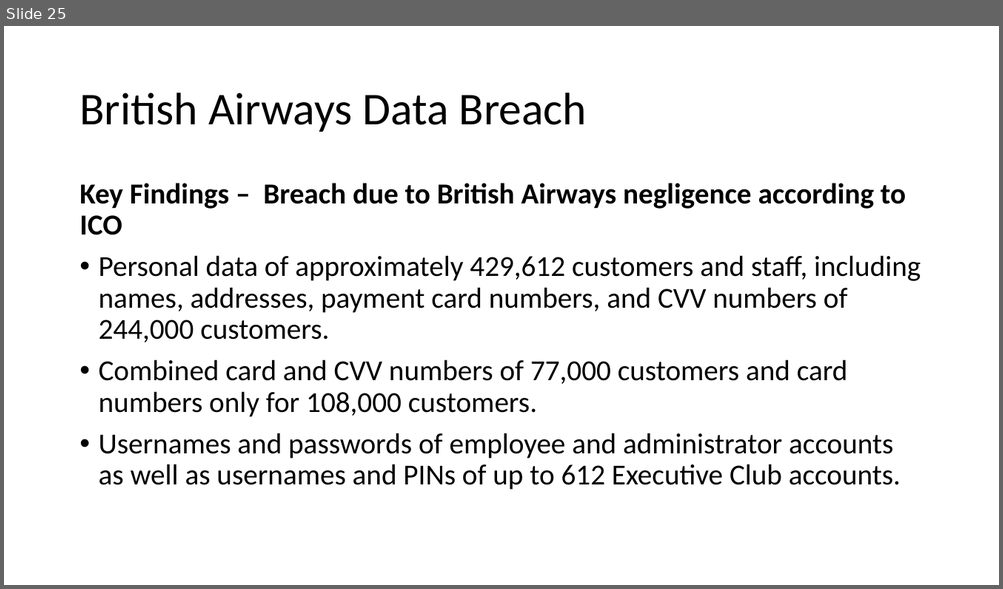
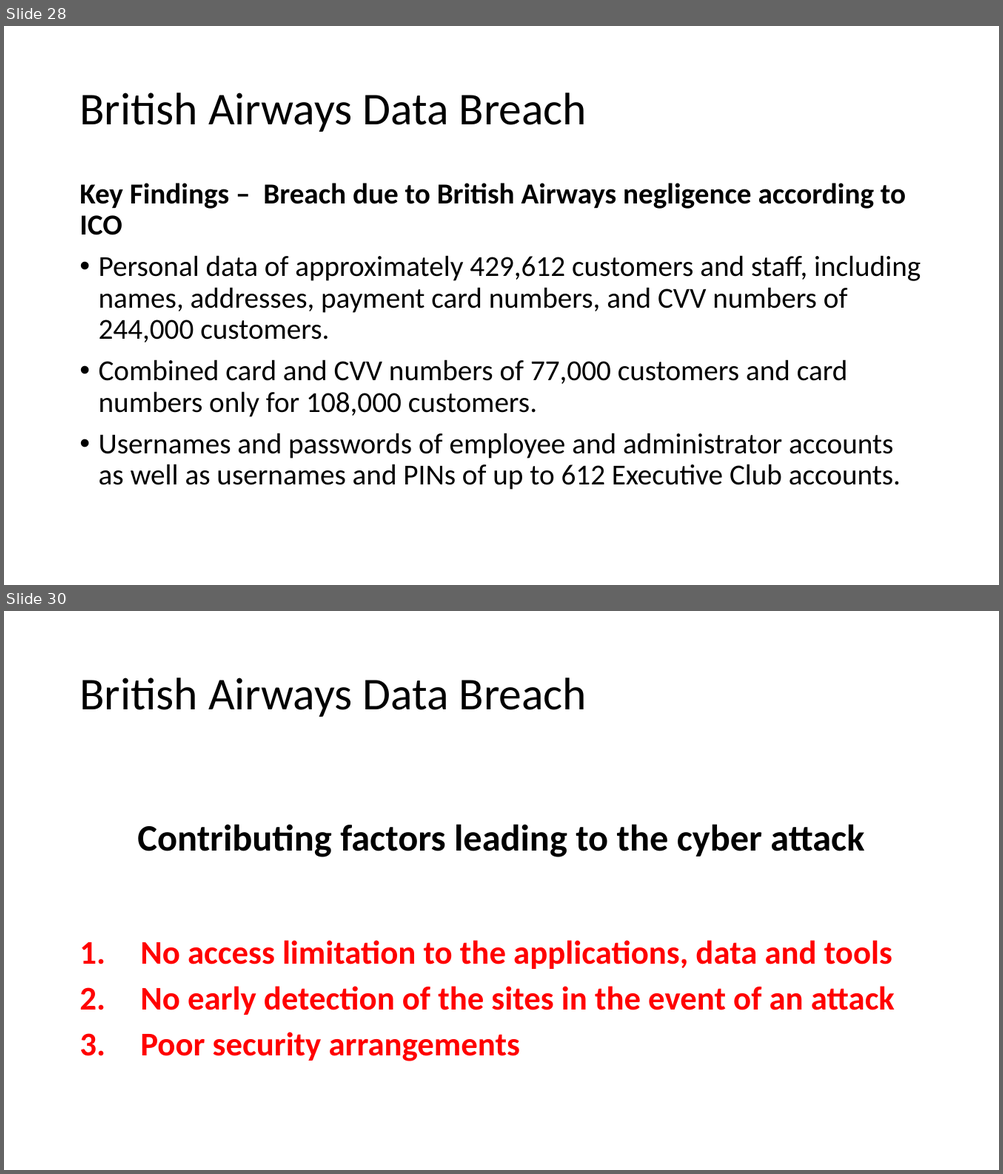
Before and after one commit to nicholasneo78/regression-analysis, a slide deck: CE4062-project.pptx. Shown one above the other, each under a label of ours: slide 25 before the commit, slides 28 and 30 after it; the slides between them are not shown. The pictures are 1003x589 and 1003x1174 pixels, drawn with LibreOffice and Linux fonts; fonts in the diff are those of the drawing. Boxes give left, top, right and bottom in pixels: in the first picture for what was removed or moved away, otherwise in the second. Text is boxed around its words. In the diff, an @@ line names an element or a change of style, - is before the commit and + after.

```diff
--- a/CE4062-project.pptx
+++ b/CE4062-project.pptx
@@ slide 30 added at box(4, 611, 999, 1170), background #FFFFFF @@
@@ title added at box(79, 678, 587, 717), 44 pt, text #000000 @@
+British Airways Data Breach
@@ text added at box(137, 824, 864, 857), 36 pt, text #000000, bold @@
+Contributing factors leading to the cyber attack
@@ text added at box(140, 940, 894, 1062), 32 pt, text #FF0000, bold @@
+1. No access limitation to the applications, data and tools
+2. No early detection of the sites in the event of an attack
+3. Poor security arrangements
@@ what was slide 25 is now slide 28 @@
```
Also in this commit, not shown: 4 slides changed, 5 other slides added, 2 slides removed.
